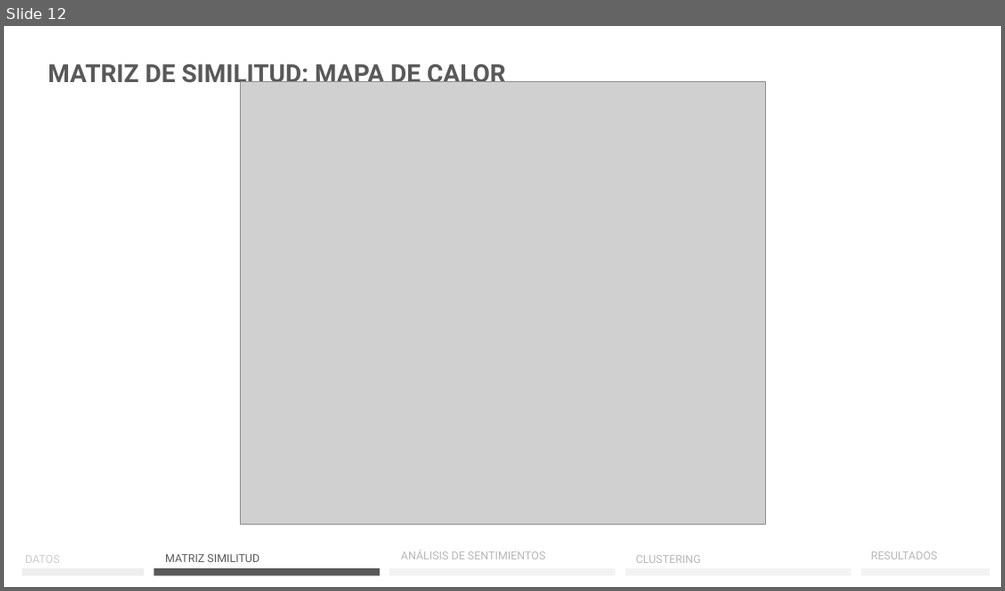
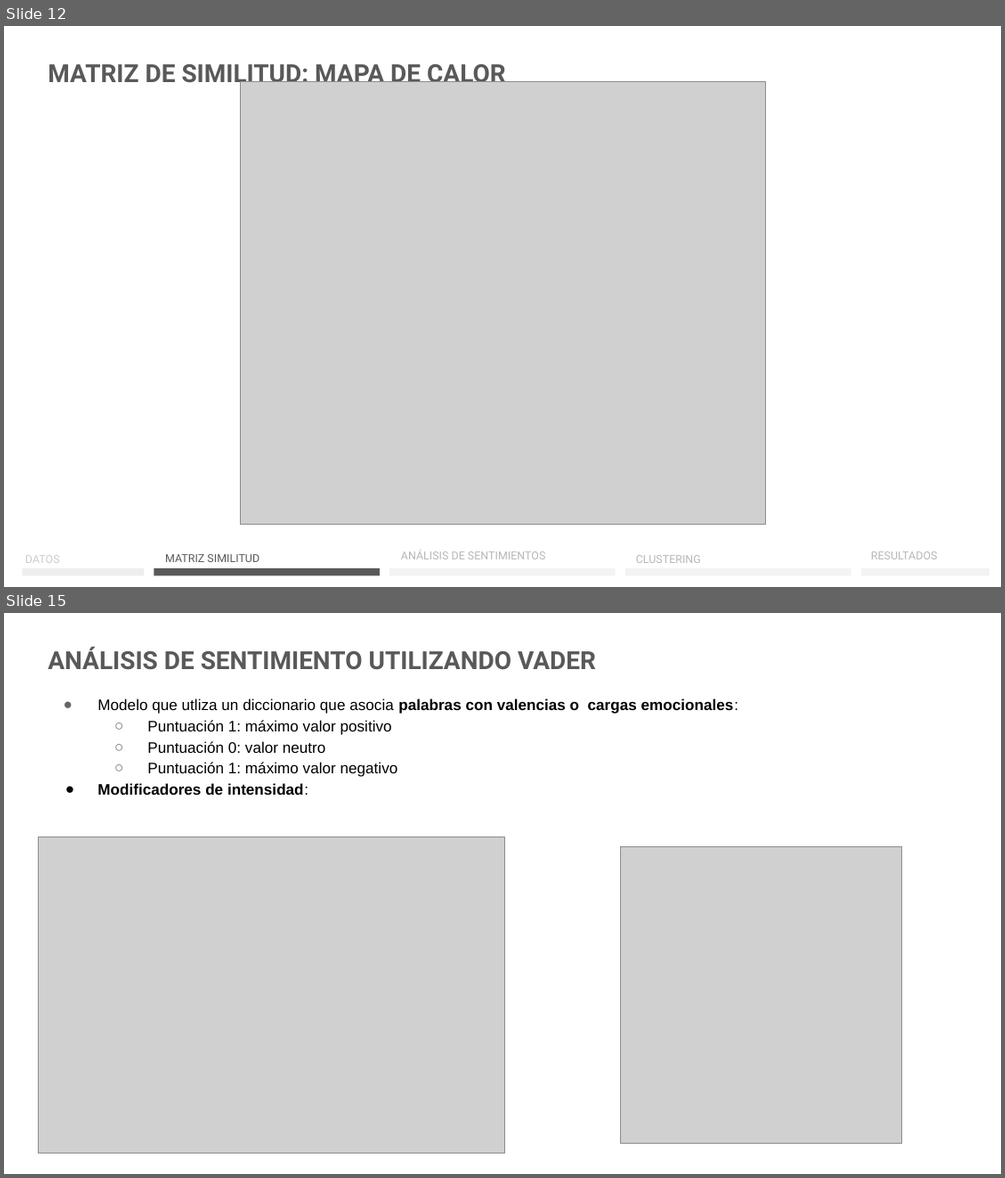
Before and after one commit to ivanseldas/Sentiment-Driven-Video-Recommendations, a slide deck: presentation/Sentiment-Driven Video Recommendations .odp. Shown one above the other, each under a label of ours: slide 12 before the commit, slides 12 and 15 after it; the slides between them are not shown. The pictures are 1005x591 and 1005x1178 pixels, drawn with LibreOffice and Linux fonts; fonts in the diff are those of the drawing; grey boxes stand for pictures. Boxes give left, top, right and bottom in pixels: in the first picture for what was removed or moved away, otherwise in the second. Text is boxed around its words. In the diff, an @@ line names an element or a change of style, - is before the commit and + after.

```diff
--- a/presentation/Sentiment-Driven Video Recommendations .odp
+++ b/presentation/Sentiment-Driven Video Recommendations .odp
@@ slide 15 added at (4, 613, 1001, 1174), background #FFFFFF @@
@@ title added at (48, 647, 596, 670), 18 pt, text #595959, bold @@
+ANÁLISIS DE SENTIMIENTO UTILIZANDO VADER
@@ text added at (97, 698, 738, 795), 11 pt, text #000000 @@
+● Modelo que utliza un diccionario que asocia palabras con valencias o cargas emocionales:
+  ○ Puntuación 1: máximo valor positivo
+  ○ Puntuación 0: valor neutro
+  ○ Puntuación 1: máximo valor negativo
+● Modificadores de intensidad:
@@ picture added at (38, 836, 504, 1152) @@
@@ picture added at (620, 846, 902, 1143) @@
```
Also in this commit, not shown: 5 slides changed, 7 other slides added, 3 slides removed, 4 other files.
